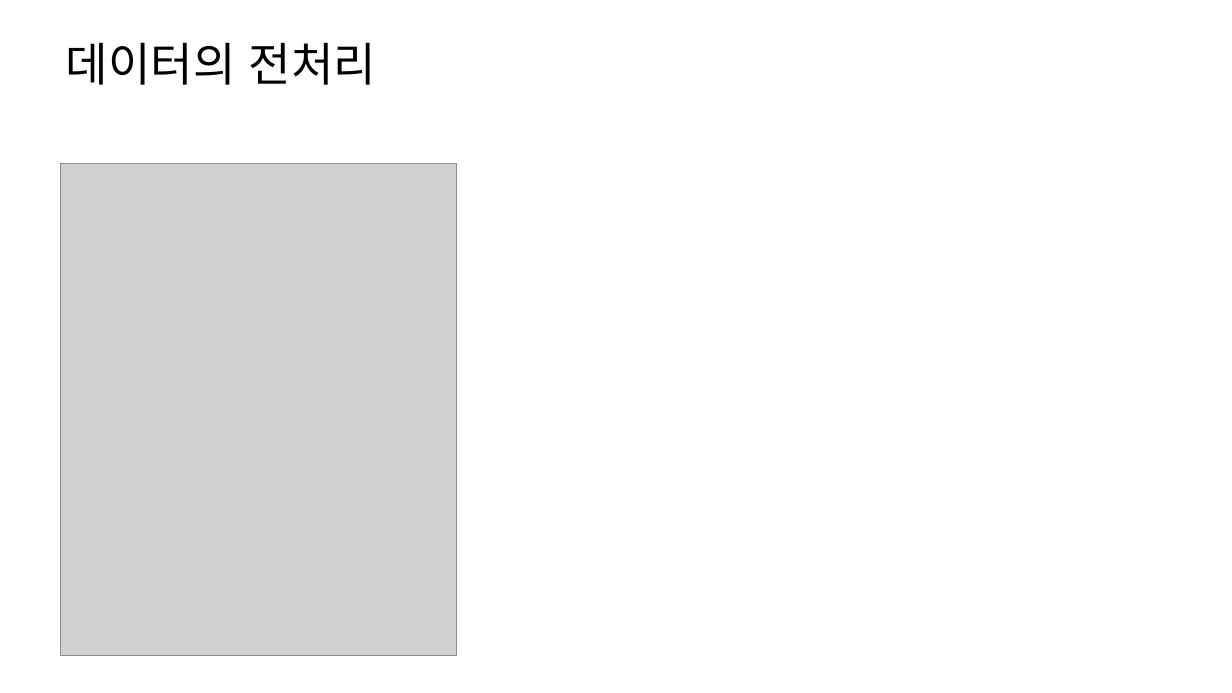
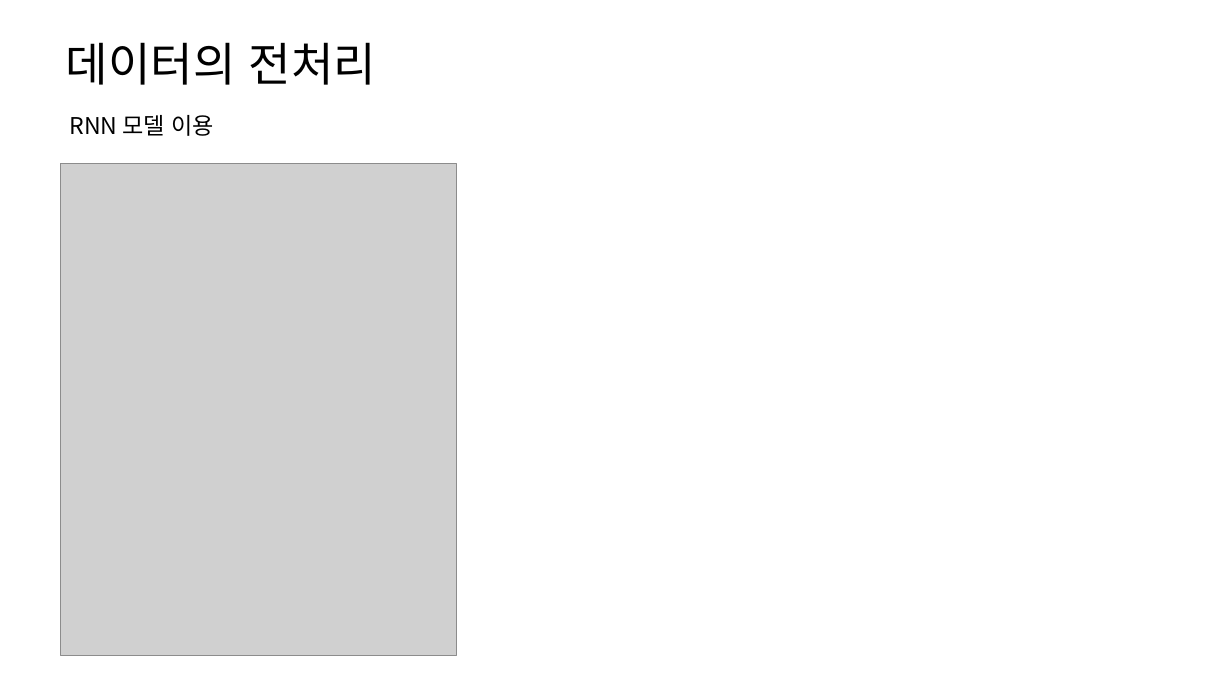
Before and after one commit to hanminJ/stock_analysis, a slide deck: slide 5 of 인공지능을 통한 주가예측.pptx. Drawn at 1232x693 pixels with LibreOffice and Linux fonts; fonts in the diff are those of the drawing; grey boxes stand for pictures. Boxes give left, top, right and bottom in pixels: in the first picture for what was removed or moved away, otherwise in the second. Text is boxed around its words. In the diff, an @@ line names an element or a change of style, - is before the commit and + after.

```diff
--- a/인공지능을 통한 주가예측.pptx
+++ b/인공지능을 통한 주가예측.pptx
@@ text added at (69, 115, 215, 136), 18 pt, text #000000 @@
+RNN 모델 이용
```
